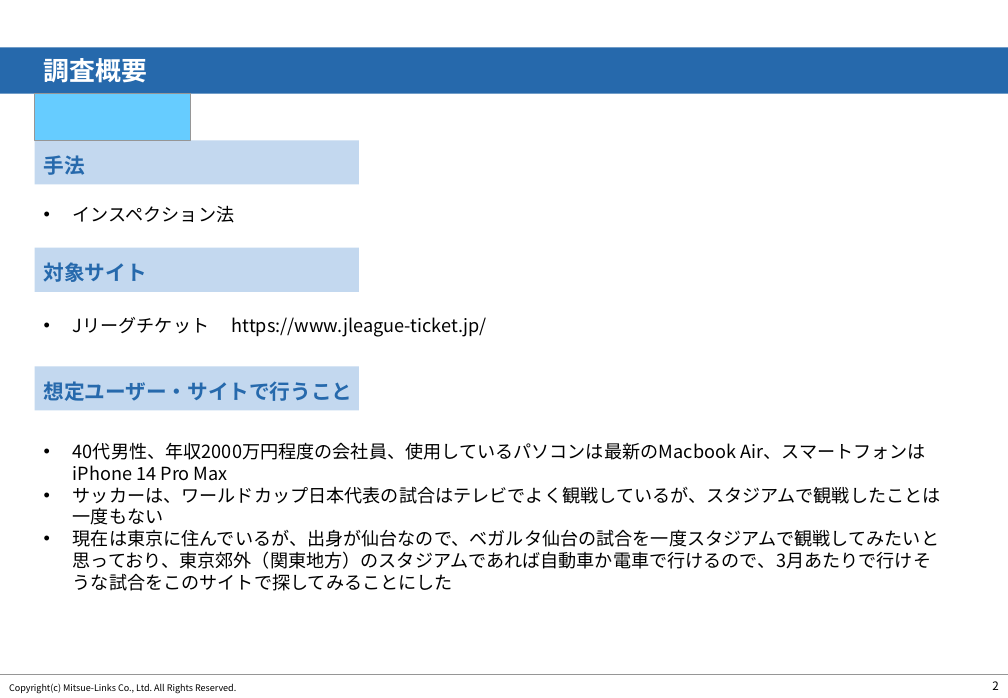
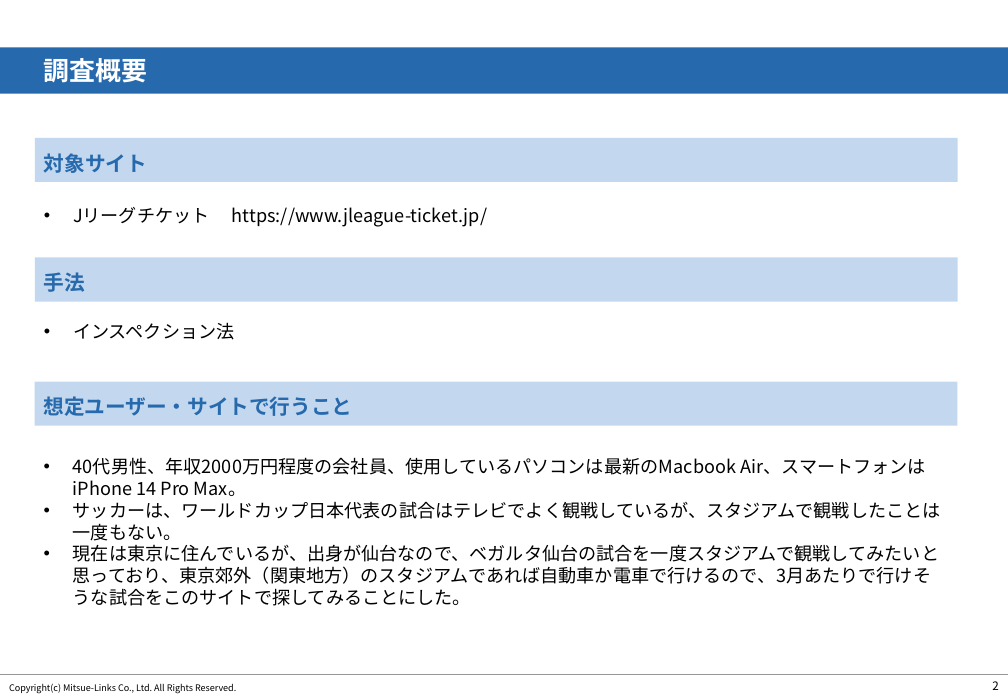
Before and after one commit to sakitama14/TheOdinProject, a slide deck: slide 3 of 調査報告書.pptx. Drawn at 1008x698 pixels with LibreOffice and Linux fonts; fonts in the diff are those of the drawing; background and template pictures are left out. Boxes give left, top, right and bottom in pixels: in the first picture for what was removed or moved away, otherwise in the second. Text is boxed around its words. In the diff, an @@ line names an element or a change of style, - is before the commit and + after.

```diff
--- a/調査報告書.pptx
+++ b/調査報告書.pptx
@@ rectangle removed at (34, 94, 190, 141) @@
@@ text "対象サイト": place and size @@
-text "対象サイト" at (44, 262, 147, 282)
+text "対象サイト" at (44, 153, 147, 173)
@@ rectangle: place and size @@
-rectangle at (34, 248, 359, 291)
+rectangle at (34, 138, 958, 181)
@@ text "Jリーグチケット https://www.jleague-ticket.jp/": place and size @@
-text "Jリーグチケット https://www.jleague-ticket.jp/" at (73, 317, 487, 337)
+text "Jリーグチケット https://www.jleague-ticket.jp/" at (73, 207, 487, 227)
@@ text "手法": place and size @@
-text "手法" at (44, 155, 85, 175)
+text "手法" at (44, 272, 85, 292)
@@ rectangle: place and size @@
-rectangle at (34, 141, 359, 184)
+rectangle at (34, 258, 958, 302)
@@ text "インスペクション法": place and size @@
-text "インスペクション法" at (73, 205, 234, 223)
+text "インスペクション法" at (73, 322, 234, 340)
@@ rectangle: place and size @@
-rectangle at (34, 367, 359, 410)
+rectangle at (34, 382, 958, 425)
@@ text "想定ユーザー・サイトで行うこと": place and size @@
-text "想定ユーザー・サイトで行うこと" at (44, 381, 353, 401)
+text "想定ユーザー・サイトで行うこと" at (44, 396, 353, 416)
@@ text at (73, 457, 941, 606): text changed @@
-• 40代男性、年収2000万円程度の会社員、使用しているパソコンは最新のMacbook Air、スマートフォンはiPhone 14 Pro Max
-• サッカーは、ワールドカップ日本代表の試合はテレビでよく観戦しているが、スタジアムで観戦したことは一度もない
-• 現在は東京に住んでいるが、出身が仙台なので、ベガルタ仙台の試合を一度スタジアムで観戦してみたいと思っており、東京郊外（関東地方）のスタジアムであれば自動車か電車で行けるので、3月あたりで行けそうな試合をこのサイトで探してみることにした
+• 40代男性、年収2000万円程度の会社員、使用しているパソコンは最新のMacbook Air、スマートフォンはiPhone 14 Pro Max。
+• サッカーは、ワールドカップ日本代表の試合はテレビでよく観戦しているが、スタジアムで観戦したことは一度もない。
+• 現在は東京に住んでいるが、出身が仙台なので、ベガルタ仙台の試合を一度スタジアムで観戦してみたいと思っており、東京郊外（関東地方）のスタジアムであれば自動車か電車で行けるので、3月あたりで行けそうな試合をこのサイトで探してみることにした。
```
Also in this commit, not shown: 13 other slides changed, 6 slides added, 2 slides removed, 1 other file.
